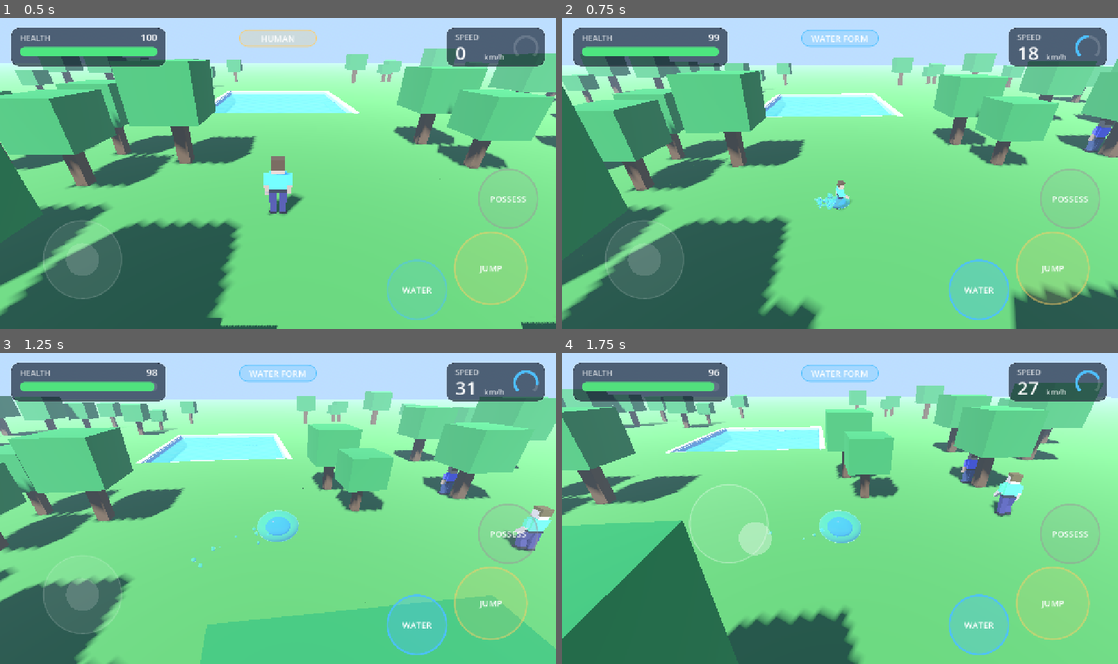
Above: before the commit, frames 1-4 (two rows, left to right).
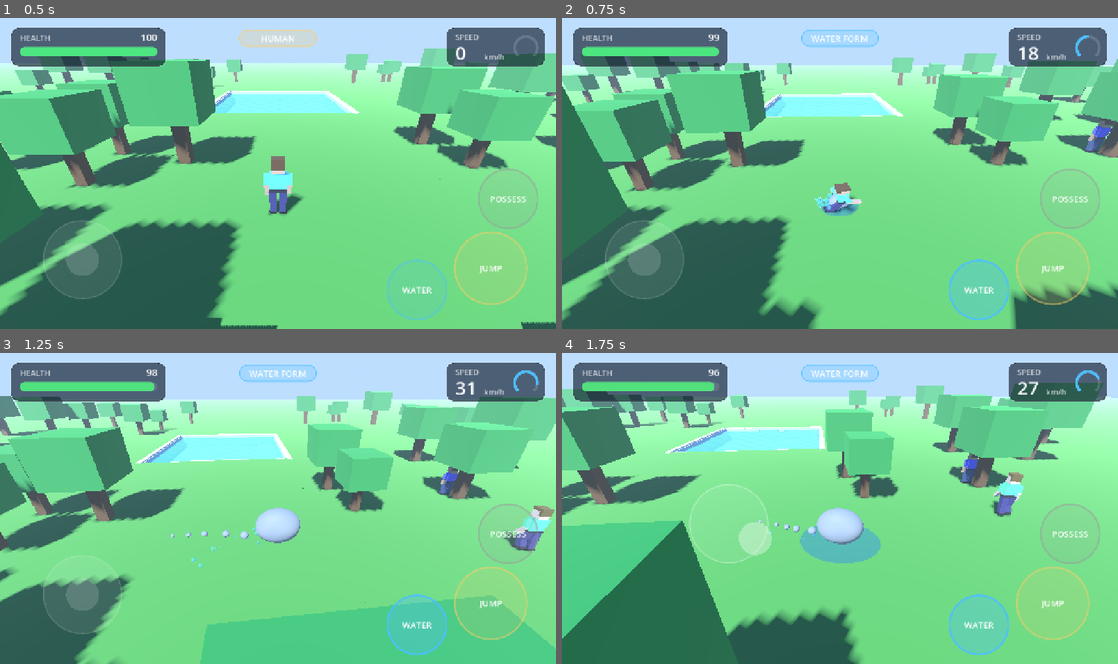
Above: after the commit, the same moments.

Repository: eab71334-web/HydroGhost
Game: Godot game, scene res://main.tscn
Same seed, same stepped clock (60 frames per second), same inputs: the game is played once before the commit and once after it.
Inputs (mouse positions are in pixels of both pictures, inside the frame that each line leads up to):
- Up to frame 1 (0.5 s): no input
- Up to frame 2 (0.75 s): tap Enter at 0.5 s; move the mouse to (962, 157) at 0.52 s; hold D from 0.53 s (still down); tap E at 0.6 s; click (962, 157) at 0.67 s
- Up to frame 3 (1.25 s): keep holding D; tap Space at 0.77 s
- Up to frame 4 (1.75 s): release D at 1.25 s; drag from (728, 524) to (812, 570) at 1.27 s

Frame 1 is identical in both runs. In frame 2, 0.5% of the frame differs, in the area x 46-54%, y 52-64%; in frame 3, 0.8%; in frame 4, 1.9%, in the area x 35-58%, y 49-68%.

Commit message:
Add files via upload

Diff:
--- a/scripts/actor.gd
+++ b/scripts/actor.gd
@@ -13,6 +13,7 @@
 static var _meshes := {}
 static var _mats := {}
 static var _water: StandardMaterial3D
+static var _blob: ShaderMaterial
 
 var controlled := false
 var water_form := false
@@ -38,6 +39,8 @@
 var cap: CapsuleShape3D
 var drips: CPUParticles3D
 var splash: CPUParticles3D
+var trail: Array[MeshInstance3D] = []
+var puddle: MeshInstance3D
 var legs: Array[Node3D] = []
 var knees: Array[Node3D] = []
 var arms: Array[Node3D] = []
@@ -55,6 +58,12 @@
 		m.rim = 0.8
 		_water = m
 	return _water
+
+static func blob_mat() -> ShaderMaterial:
+	if _blob == null:
+		_blob = ShaderMaterial.new()
+		_blob.shader = load("res://shaders/water_blob.gdshader")
+	return _blob
 
 static func _mat(c: Color) -> StandardMaterial3D:
 	if not _mats.has(c):
@@ -150,26 +159,47 @@
 	var o := SphereMesh.new()
 	o.radius = 0.7
 	o.height = 1.4
-	o.radial_segments = 20
-	o.rings = 10
+	o.radial_segments = 32
+	o.rings = 16
 	var mo := MeshInstance3D.new()
 	mo.mesh = o
-	mo.material_override = water_mat()
+	mo.material_override = blob_mat()
 	mo.cast_shadow = GeometryInstance3D.SHADOW_CASTING_SETTING_OFF
 	blob.add_child(mo)
-	var i := SphereMesh.new()
-	i.radius = 0.42
-	i.height = 0.84
-	i.radial_segments = 12
-	i.rings = 6
-	var core := StandardMaterial3D.new()
-	core.albedo_color = Color(0.04, 0.3, 0.85, 0.85)
-	core.transparency = BaseMaterial3D.TRANSPARENCY_ALPHA
-	var mc := MeshInstance3D.new()
-	mc.mesh = i
-	mc.material_override = core
-	mc.cast_shadow = GeometryInstance3D.SHADOW_CASTING_SETTING_OFF
-	blob.add_child(mc)
+	# trailing droplets (liquid feel while moving)
+	for i in 5:
+		var sm := SphereMesh.new()
+		sm.radius = 0.5
+		sm.height = 1.0
+		sm.radial_segments = 14
+		sm.rings = 7
+		var m := MeshInstance3D.new()
+		m.mesh = sm
+		m.material_override = blob_mat()
+		m.top_level = true
+		m.visible = false
+		m.cast_shadow = GeometryInstance3D.SHADOW_CASTING_SETTING_OFF
+		add_child(m)
+		trail.append(m)
+	# wet puddle under the water body
+	var pm := CylinderMesh.new()
+	pm.top_radius = 0.9
+	pm.bottom_radius = 0.9
+	pm.height = 0.02
+	pm.radial_segments = 28
+	pm.rings = 1
+	var pmat := StandardMaterial3D.new()
+	pmat.albedo_color = Color(0.04, 0.28, 0.6, 0.4)
+	pmat.transparency = BaseMaterial3D.TRANSPARENCY_ALPHA
+	pmat.roughness = 0.03
+	pmat.metallic_specular = 1.0
+	puddle = MeshInstance3D.new()
+	puddle.mesh = pm
+	puddle.material_override = pmat
+	puddle.position.y = 0.03
+	puddle.visible = false
+	puddle.cast_shadow = GeometryInstance3D.SHADOW_CASTING_SETTING_OFF
+	add_child(puddle)
 
 func _particles(n: int, life: float, burst: bool) -> CPUParticles3D:
 	var p := CPUParticles3D.new()
@@ -305,20 +335,35 @@
 	var cam := get_viewport().get_camera_3d()
 	var d := 0.0 if cam == null else cam.global_position.distance_to(global_position)
 	var e := morph * morph * (3.0 - 2.0 * morph)
-	rig.visible = morph < 0.98
+	rig.visible = morph < 0.9
 	blob.visible = morph > 0.02
 	rig.rotation.y = lerp_angle(rig.rotation.y, yaw, 1.0 - exp(-12.0 * delta))
 	if rig.visible:
-		var hs := maxf(1.0 - e, 0.02)
-		rig.scale = Vector3(1.0 + squash * 0.1, 1.0 - squash * 0.16, 1.0 + squash * 0.1) * hs
+		var hy := maxf(1.0 - e * 1.25, 0.02)  # human melts: flatter and wider
+		var wx := 1.0 + e * 0.5
+		rig.scale = Vector3(wx * (1.0 + squash * 0.1), hy * (1.0 - squash * 0.16), wx * (1.0 + squash * 0.1))
 		if d < LOD_DIST:
 			_animate(delta, spd)
+	var st := clampf(spd / 10.0, 0.0, 0.45)
 	if blob.visible:
-		var w := sin(t * 5.0) * 0.07 + sin(t * 8.3) * 0.03
-		var st := clampf(spd / 10.0, 0.0, 0.4)
+		var w := sin(t * 5.0) * 0.05 + sin(t * 8.3) * 0.025
 		blob.rotation.y = rig.rotation.y
-		blob.scale = Vector3(1.0 + w - st * 0.3, 1.0 - w * 1.2 - st * 0.25 - squash * 0.25, 1.0 + st * 0.6 + w) * maxf(e, 0.02)
+		blob.scale = Vector3(1.12 - st * 0.35 + w * 0.5, 0.82 + st * 0.35 - w - squash * 0.25, 1.0 + st * 0.7 + w) * maxf(e, 0.02)
 		blob.position.y = 0.7 * blob.scale.y
+	puddle.visible = water_form and not in_water and is_on_floor() and morph > 0.05
+	if puddle.visible:
+		puddle.rotation.y = rig.rotation.y
+		puddle.scale = Vector3((1.25 + st * 0.5) * e, 1.0, (1.25 + st * 1.2) * e)
+	for i in trail.size():
+		var m := trail[i]
+		var show := blob.visible and spd > 0.8 and e > 0.5
+		var tgt := global_position + Vector3(0, 0.22 + 0.06 * i, 0) - Vector3(velocity.x, 0, velocity.z) * (0.08 * (i + 1)) + Vector3(sin(t * 4.0 + i * 1.7), 0, cos(t * 3.3 + i)) * 0.12
+		if show and not m.visible:
+			m.global_position = tgt
+		m.visible = show
+		if show:
+			m.global_position = m.global_position.lerp(tgt, 1.0 - exp(-10.0 * delta))
+			m.scale = Vector3.ONE * maxf((0.34 - i * 0.05) * (0.4 + st * 1.3), 0.02)
 	drips.emitting = water_form and spd > 2.0 and not in_water
 
 func _r(n: Node3D, a: float, k: float) -> void:
